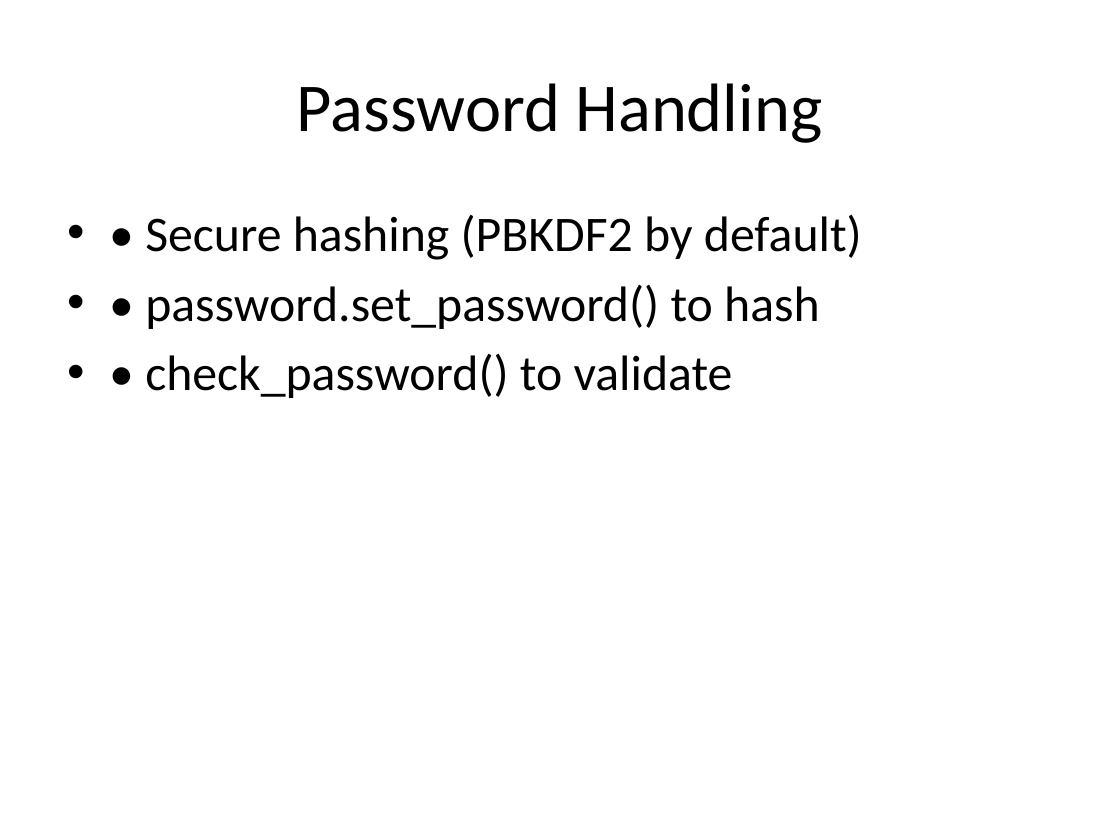
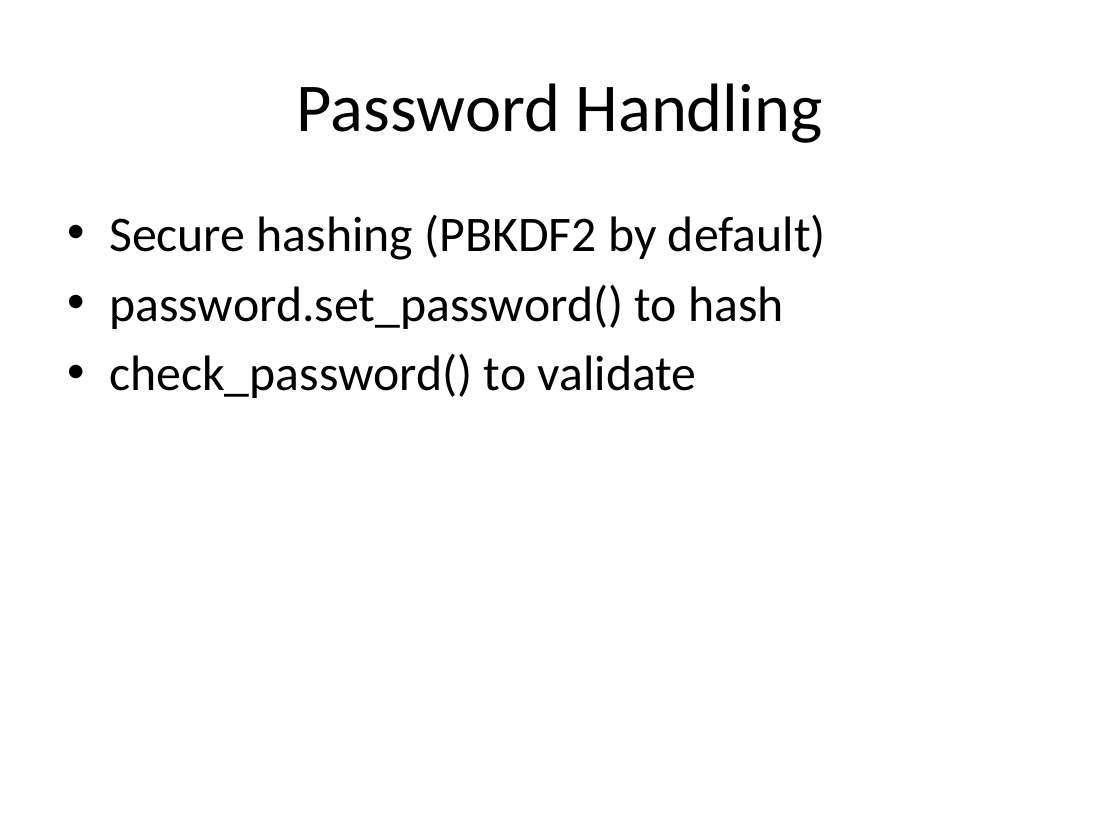
Before and after one commit to seanwhs/Django-Authorization-Crash-Course, a slide deck: slide 10 of django_auth_slides.pptx (slide 6 before the commit). Drawn at 1120x840 pixels with LibreOffice and Linux fonts; fonts in the diff are those of the drawing. Boxes give left, top, right and bottom in pixels: in the first picture for what was removed or moved away, otherwise in the second. Text is boxed around its words. In the diff, an @@ line names an element or a change of style, - is before the commit and + after.

```diff
--- a/django_auth_slides.pptx
+++ b/django_auth_slides.pptx
@@ text at [109,215,826,398]: text changed @@
-• • Secure hashing (PBKDF2 by default)
-• • password.set_password() to hash
-• • check_password() to validate
+• Secure hashing (PBKDF2 by default)
+• password.set_password() to hash
+• check_password() to validate
```
Also in this commit, not shown: 8 other slides changed, 4 slides added.
